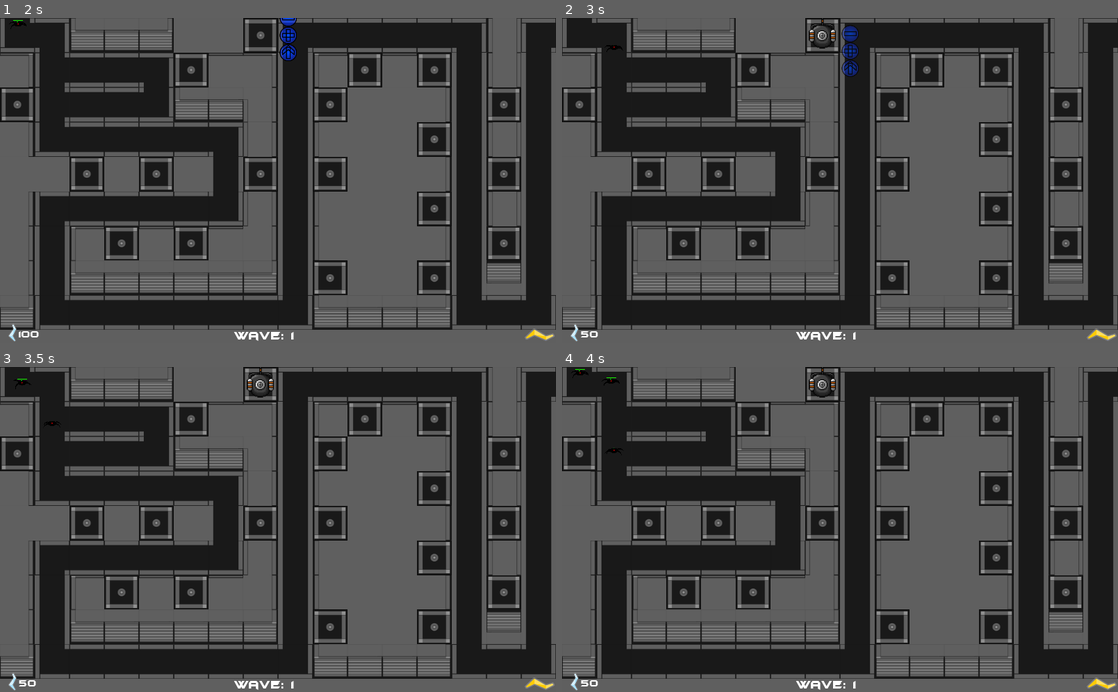
Above: before the commit, frames 1-4 (two rows, left to right).
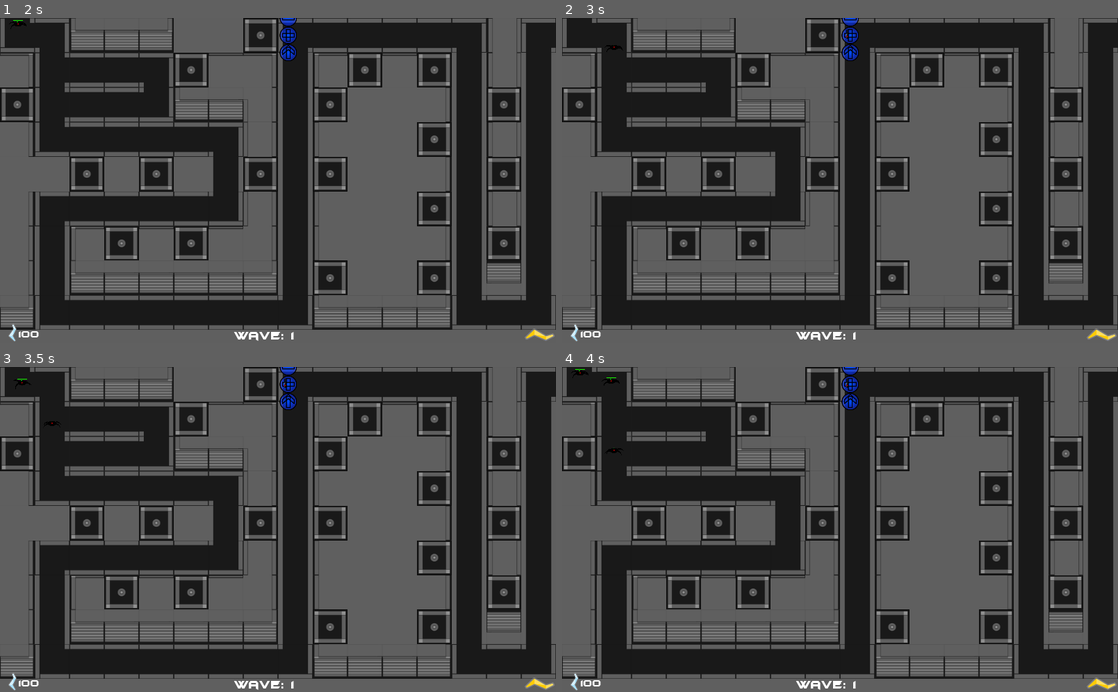
Above: after the commit, the same moments.

Repository: UnboxedSoul/Containment
Game: Godot game, scene res://Levels/PrototypeLevel/PrototypeLevel.tscn
Two runs of this game, one before a commit and one after it. Both use one fixed random seed, a clock stepped at 60 frames per second and the inputs below.
Inputs (mouse positions are in pixels of both pictures, inside the frame that each line leads up to):
- Up to frame 1 (2 s): click "Start Wave" at 0.5 s; click (261, 34) at 1.27 s
- Up to frame 2 (3 s): click (851, 34) at 2 s; click (884, 34) at 2.75 s, where only the run before the commit has a clickable "50"
- Up to frame 3 (3.5 s): no input
- Up to frame 4 (4 s): click (851, 383) at 3.52 s

Frame 1 is identical in both runs. In frame 2, 0.6% of the frame differs, in the area x 3-54%, y 0-99%; in frame 3, 0.5%; in frame 4, 0.5%.
Error after the commit: Attempt to call function 'instance' in base 'null instance' on a null instance. (res://UI/TowerPoint.gd:52)

Commit message:
Cost labels done

Diff:
--- a/UI/TowerPoint.gd
+++ b/UI/TowerPoint.gd
@@ -49,7 +49,7 @@
 			tower_sprite.scale = Vector2(1.5,1.5)
 			tower_button.add_child(tower_sprite)
 			#Add cost labels
-			var cost_label = Label.new()
+			var cost_label = load('res://UI/CostLabel.tscn').instance()
 			cost_label.text = str(tower.instance().COST)
 			tower_button.add_child(cost_label)
 			var tower_position = Vector2(132*cos(deg2rad((30)*i-90)),132*sin(deg2rad((30)*i-90)))
--- a/UI/TowerPoint.tscn
+++ b/UI/TowerPoint.tscn
@@ -128,7 +128,7 @@
 "values": [ Color( 1, 1, 1, 0 ), Color( 1, 1, 1, 1 ) ]
 }
 
-[node name="TowerPoint" type="Node2D" index="0" groups=[
+[node name="TowerPoint" type="Node2D" groups=[
 "tower_points",
 ]]
 
